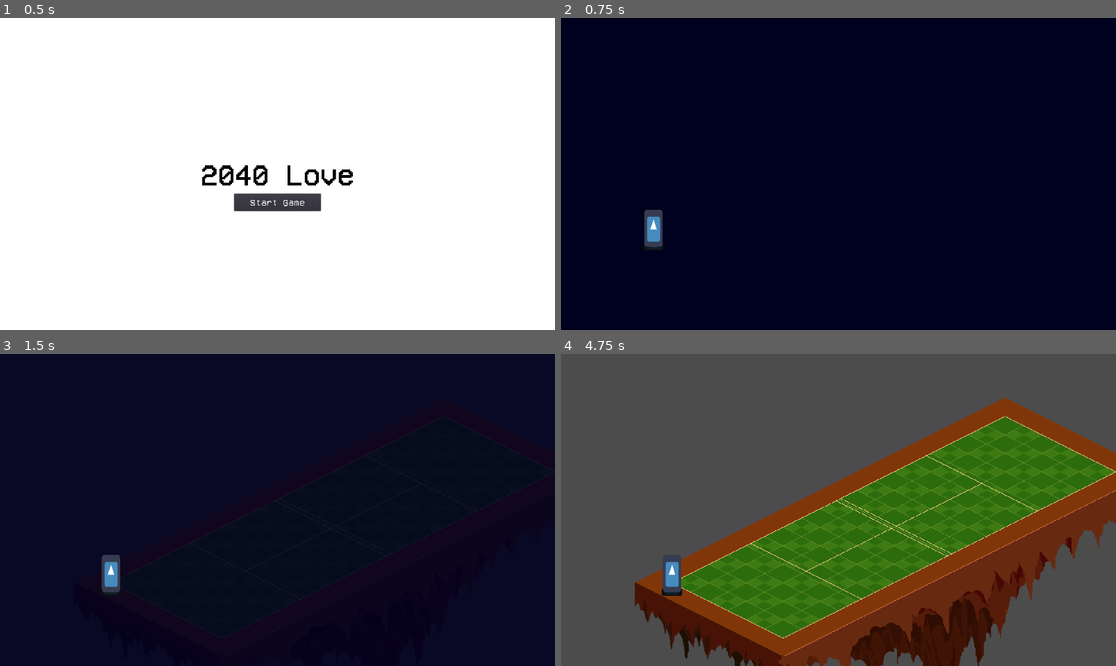
Above: before the commit, frames 1-4 (two rows, left to right).
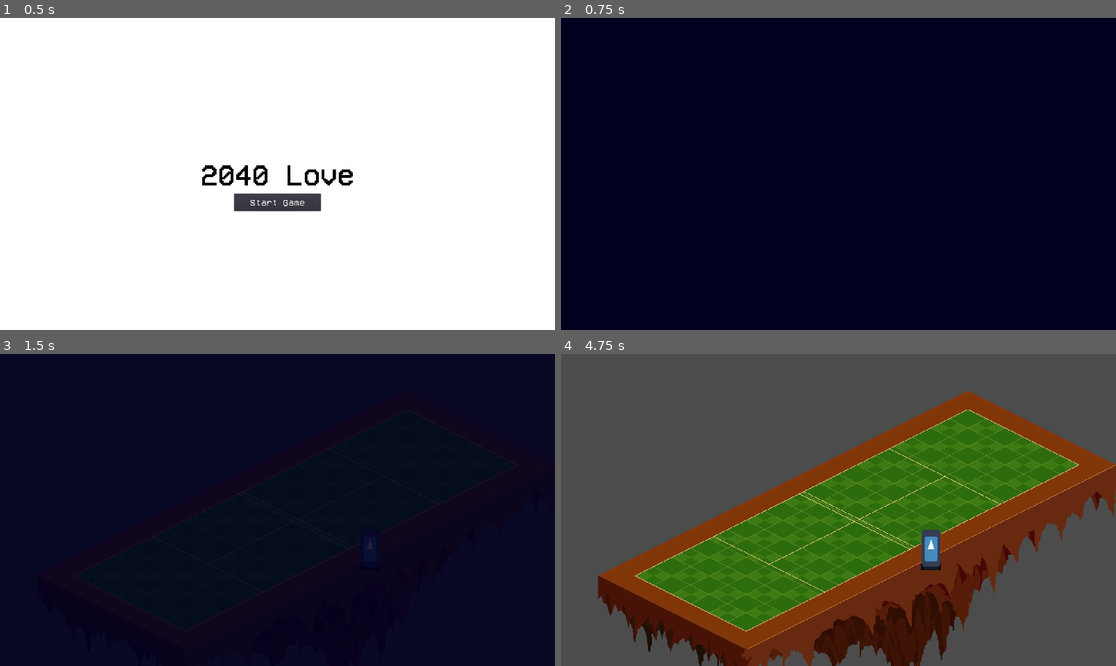
Above: after the commit, the same moments.

Repository: flarkminator/HF_01
Game: Godot game, scene res://Scenes/Interfaces/TitleScreen.tscn
The game is run twice, just before and just after one commit, with the same random seed, the same clock (stepped at 60 frames per second) and the same inputs. The engine's default icon, where the game draws it, is replaced by a stand-in: a white triangle on a blue panel in a dark square.
Inputs:
- Up to frame 1 (0.5 s): no input
- Up to frame 2 (0.75 s): click "Start Game" at 0.5 s
- Up to frame 3 (1.5 s): tap Enter (ui_accept) at 1.25 s; hold Right (ui_right) from 1.28 s (still down)
- Up to frame 4 (4.75 s): tap Enter (ui_accept) at 1.52, 2, 2.27, 2.75, 3.5, 3.77, 4.25, 4.52 s; release Right (ui_right) at 2.03 s; hold Down (ui_down) 2.03-2.78 s; hold Right (ui_right) 2.78-3.53 s; hold Up (ui_up) 3.53-4.28 s; hold Left (ui_left) from 4.28 s (still down)

Frame 1 is identical in both runs. In frame 2, 0.4% of the frame differs, in the area x 15-19%, y 61-75%; in frame 3, 0.6%; in frame 4, 32%, in the area x 6-100%, y 11-100%.

Commit message:
Updated the court functionality now, so that your starting spawn position is placed onto the "nav mesh". The player isn't using this functionality yet, but I gotta move on from this shit. Time to get into input and UI.

Diff:
--- a/Scenes/Courts/CourtRoot.tscn
+++ b/Scenes/Courts/CourtRoot.tscn
@@ -1,6 +1,6 @@
 [gd_scene load_steps=3 format=2]
 
-[ext_resource path="res://icon.png" type="Texture" id=1]
+[ext_resource path="res://Scripts/CourtRoot.gd" type="Script" id=1]
 
 [sub_resource type="Animation" id=1]
 resource_name = "Fade"
@@ -19,16 +19,24 @@
 }
 
 [node name="CourtRoot" type="Node2D"]
+script = ExtResource( 1 )
 
 [node name="Level_Container" type="Node" parent="."]
 
+[node name="Gameplay_Container" type="Node" parent="."]
+
+[node name="Camera2D" type="Camera2D" parent="Gameplay_Container"]
+position = Vector2( 480, 270 )
+current = true
+zoom = Vector2( 0.5, 0.5 )
+
+[node name="SpawnPoint_Player" type="Node2D" parent="Gameplay_Container"]
+position = Vector2( 64, 384 )
+
+[node name="SpawnPoint_Opponent" type="Node2D" parent="Gameplay_Container"]
+position = Vector2( 960, 192 )
+
 [node name="Intro_Container" type="Node" parent="."]
-
-[node name="temp_IntroSprite" type="Sprite" parent="Intro_Container"]
-visible = false
-modulate = Color( 0.0745098, 0.968627, 0.192157, 1 )
-position = Vector2( 236.118, 306.716 )
-texture = ExtResource( 1 )
 
 [node name="ScreenOverlay" type="ColorRect" parent="Intro_Container"]
 anchor_right = 1.0
@@ -41,19 +49,3 @@
 anims/Fade = SubResource( 1 )
 
 [node name="Outtro_Container" type="Node" parent="."]
-
-[node name="temp_OuttroSprite" type="Sprite" parent="Outtro_Container"]
-visible = false
-modulate = Color( 1, 0, 0.772549, 1 )
-position = Vector2( 802.247, 309.605 )
-texture = ExtResource( 1 )
-
-[node name="Gameplay_Container" type="Node" parent="."]
-
-[node name="Camera2D" type="Camera2D" parent="Gameplay_Container"]
-position = Vector2( 480, 270 )
-current = true
-zoom = Vector2( 0.5, 0.5 )
-
-[node name="SpawnPoint_Player" type="Node2D" parent="Gameplay_Container"]
-position = Vector2( 160, 396 )
--- a/Scenes/Courts/CourtScene_Grass.tscn
+++ b/Scenes/Courts/CourtScene_Grass.tscn
@@ -5,10 +5,8 @@
 [node name="CourtScene_Grass" type="Node2D"]
 
 [node name="court_grass" type="Sprite" parent="."]
-position = Vector2( 512, 300 )
-texture = ExtResource( 1 )
 modulate = Color( 1, 0.823529, 0.572549, 1 )
-position = Vector2( 576, 300 )
+position = Vector2( 512, 288 )
 texture = ExtResource( 1 )
 
 [node name="ReferenceRect" type="ReferenceRect" parent="."]
--- /dev/null
+++ b/Scripts/CourtRoot.gd
@@ -0,0 +1,4 @@
+extends Node2D
+
+func _ready():
+	pass
--- a/Scripts/GM_Match.gd
+++ b/Scripts/GM_Match.gd
@@ -7,14 +7,23 @@
 #warning-ignore-all:return_value_discarded
 #warning-ignore-all:unused_argument
 
+# Tennis Ball Variables
 var _tennis_ball_asset = preload("res://Scenes/TennisBall.tscn")
 var _tennis_ball = _tennis_ball_asset.instance()
+
+# Player Variables
 var _player = preload("res://Scenes/Player.tscn").instance()
+var _nav_mesh_player_position = Vector2(9, 7)
+var _nav_mesh_opponent_position = Vector2(5, 5)
+var _nav_mesh_length = 10
+var _nav_mesh_width = 8
+var _nav_mesh_starting_position = Vector2(0, 0)
+var _opponent = ""
+
+# Match Variables
 var _root_scene = preload("res://Scenes/Courts/CourtRoot.tscn")
-var _opponent = ""
 var _map = ""
 var _match_done = false
-
 var time_step = 0.01 # In seconds
 
 signal match_intro_finished()
@@ -77,8 +86,13 @@
 	var level_container_node = current_scene.get_node("Level_Container")
 	level_container_node.add_child(load(_map).instance())
 
+	# Load in the player, and position them onto the "NAV MESH"
+	var gameplay_container_node = current_scene.get_node("Gameplay_Container")
 	var spawn_point_node = current_scene.find_node("SpawnPoint_Player")
-	spawn_point_node.add_child(_player)
+	_nav_mesh_starting_position = spawn_point_node.position
+	_player.position = Global.steps_to_pixels(_nav_mesh_player_position, Vector2(_nav_mesh_starting_position.x + Global.PixelsPerTile_x / 2, _nav_mesh_starting_position.y))
+#	_player.position = Vector2(_nav_mesh_starting_position.x + Global.PixelsPerTile_x/2, _nav_mesh_starting_position.y)
+	gameplay_container_node.add_child(_player)
 
 	print("match assets loaded")
 
--- a/Scripts/Global.gd
+++ b/Scripts/Global.gd
@@ -15,6 +15,7 @@
 func MeterToPixel1(Meters) -> float:
 	return Meters * PixelsPerMeter
 
+
 func MeterToPixel(Meters : Vector3) -> Vector3:
 	var newX = round((Meters.x * PixelsPerMeter) * meter2pixel_scalar)
 	var newY =  round(- (Meters.x * PixelsPerMeter) * meter2pixel_scalar / 2)
@@ -23,21 +24,35 @@
 	var newZ = round(Meters.z * PixelsPerMeter)
 	return Vector3(newX, newY, newZ)
 
+
 func PixelToMeter1(Pixels) -> float:
 	return (Pixels / PixelsPerMeter)
 
-# Formula for the Magnus Force is Fm = CoefficientForLift / 2 * SurfaceArea * DensityOfMedium * Velocity^2
-# The force is perpindicular to the forward vector; vertical for backspin, downwards for topspin
-func CalculateMagnusScalar(LiftCoefficient, SurfaceArea, Velocity):
-	pass
 
-# Formula for the Drag Force is Fd = CoefficientForDrag * SurfaceArea * DensityOfMedium * Velocity^2
-# The force is always in direct opposition to the forward vector
-func CalculateDragScalar(DragCoefficient, SurfaceArea, Velocity):
-	pass
+# Takes in the number of "steps" on the "nav mesh" and converts that into the number of pixels to move.
+# Might, later on, convert this into a "path"
+func steps_to_pixels(steps : Vector2, offset : Vector2) -> Vector2:
+	var newX = steps.x * PixelsPerTile_x / 2
+	var newY =  - (steps.x * PixelsPerTile_y) / 2
+	newX += steps.y * PixelsPerTile_x / 2
+	newY +=  (steps.y * PixelsPerTile_y) / 2
+	return Vector2(newX + offset.x, newY + offset.y)
 
 func is_float_close_to_zero(value : float) -> bool:
 	return true if value < 0.0001 else false
 
+
 func is_vector_close_to_zero(values : Vector3) -> bool:
 	return true if (is_float_close_to_zero(values.x) && is_float_close_to_zero(values.y) && is_float_close_to_zero(values.z)) else false
+
+
+func create_2d_array(width, height, value):
+	var a = []
+
+	for y in range(height):
+		a.append([])
+		a[y].resize(width)
+		for x in range(width):
+			a[y][x] = value
+
+	return a
